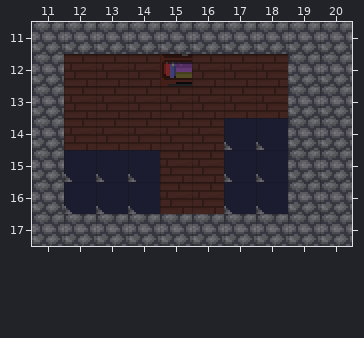
Two states of a Tiled map, game/assets/tiles/bedroom.tmx. The first picture shows the starting point.
Cells are 16x16 px. Shown: x 11..20, y 11..17.
Now the later version:
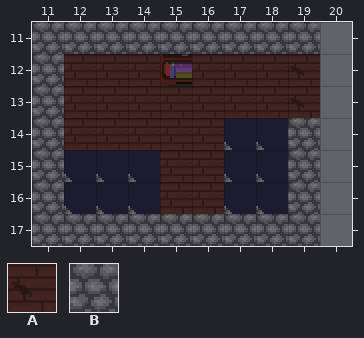
Key: from "tileset": A 1, B 10.
_ is an empty cell, . an unchanged one.
Diff:
--- layer "Tile Layer 1"
@@ x 19..20 @@
-11 .B
-12 BB
-13 BB
-14 .B
-15 .B
-16 .B
-17 .B
+11 ._
+12 A_
+13 A_
+14 ._
+15 ._
+16 ._
+17 ._
Boxes around the changes in both pictures, in picture pixels (x1, y1, x2, y2):
changed: (288, 22, 352, 246)
